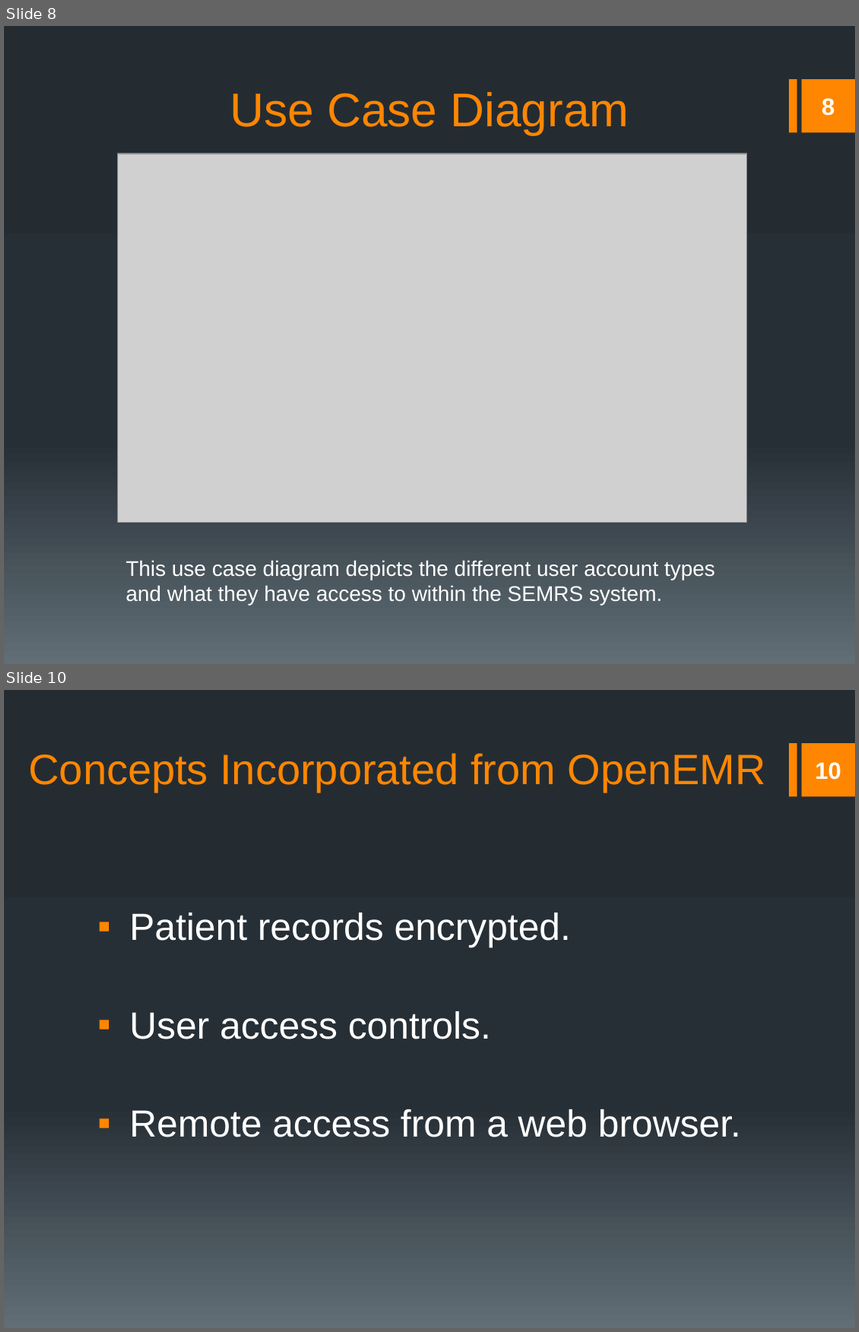
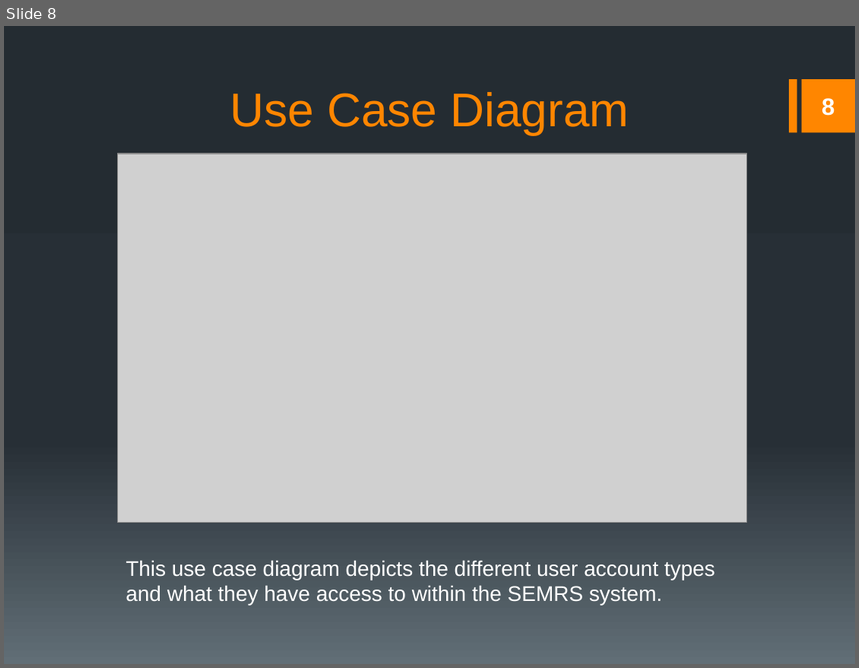
Before and after one commit to rmkane/semrs, a slide deck: Documentation/Final_Presentation.pptx. Shown one above the other, each under a label of ours: slides 8 and 10 before the commit, slide 8 after it; the slides between them are not shown. The pictures are 859x1332 and 859x668 pixels, drawn with LibreOffice and Linux fonts; fonts in the diff are those of the drawing; grey boxes stand for pictures. Boxes give left, top, right and bottom in pixels: in the first picture for what was removed or moved away, otherwise in the second. Text is boxed around its words. In the diff, an @@ line names an element or a change of style, - is before the commit and + after.

```diff
--- a/Documentation/Final_Presentation.pptx
+++ b/Documentation/Final_Presentation.pptx
@@ slide 10 removed at bbox=[4, 690, 855, 1328], background gradient #242C33 to #273037 to #636D76; not listed: 2 template elements that a slide beside it also shows @@
@@ title removed at bbox=[28, 753, 766, 792] @@
-Concepts Incorporated from OpenEMR
@@ page number removed at bbox=[815, 762, 842, 780] @@
-10
@@ text removed at bbox=[129, 913, 741, 1138] @@
-▪ Patient records encrypted.
-▪ User access controls.
-▪ Remote access from a web browser.
```
Also in this commit, not shown: 3 slides changed, 2 other slides removed, 2 other files.
